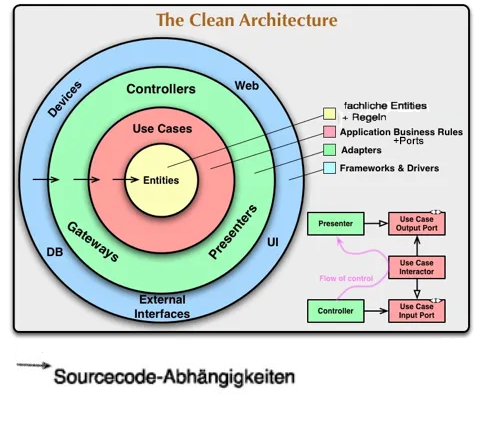
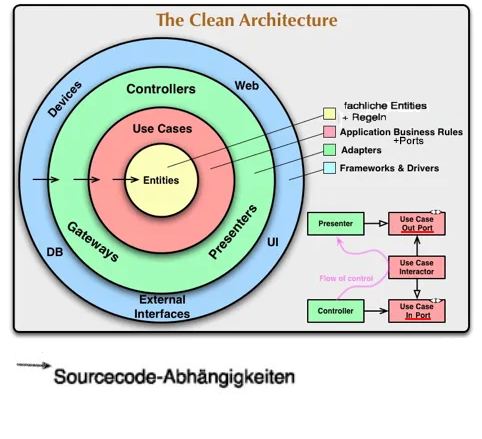
Layered file, before and after one edit (482 × 439). Changes by layer:
added layer "Фигура 1 копия" above "Фигура 1" over [405, 318, 431, 320]
added layer "Фигура 1" above "+Ports" over [401, 231, 434, 233]
added layer "Слой 5" above "Слой 6" over [400, 223, 415, 233]
added layer "Слой 6" above "Слой 7" over [404, 311, 413, 319]
added layer "Слой 7" above "Слой 8" over [415, 223, 434, 233]
added layer "Слой 8" above "L1" over [414, 310, 431, 320]
painted on "L1" over [396, 223, 440, 320]
